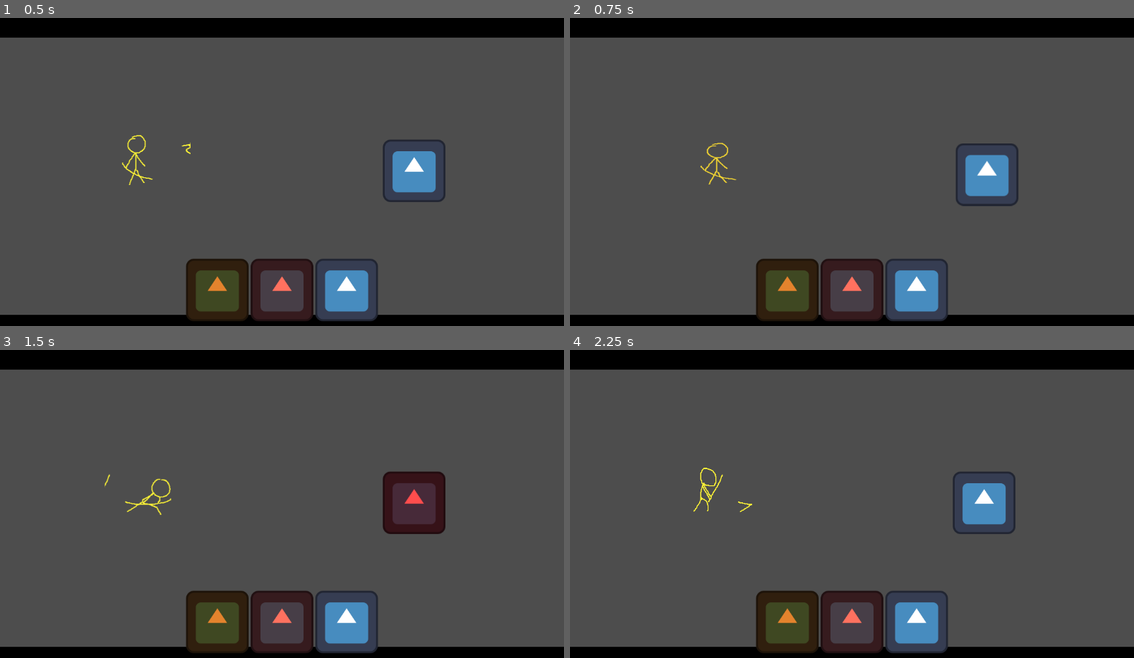
Above: before the commit, frames 1-4 (two rows, left to right).
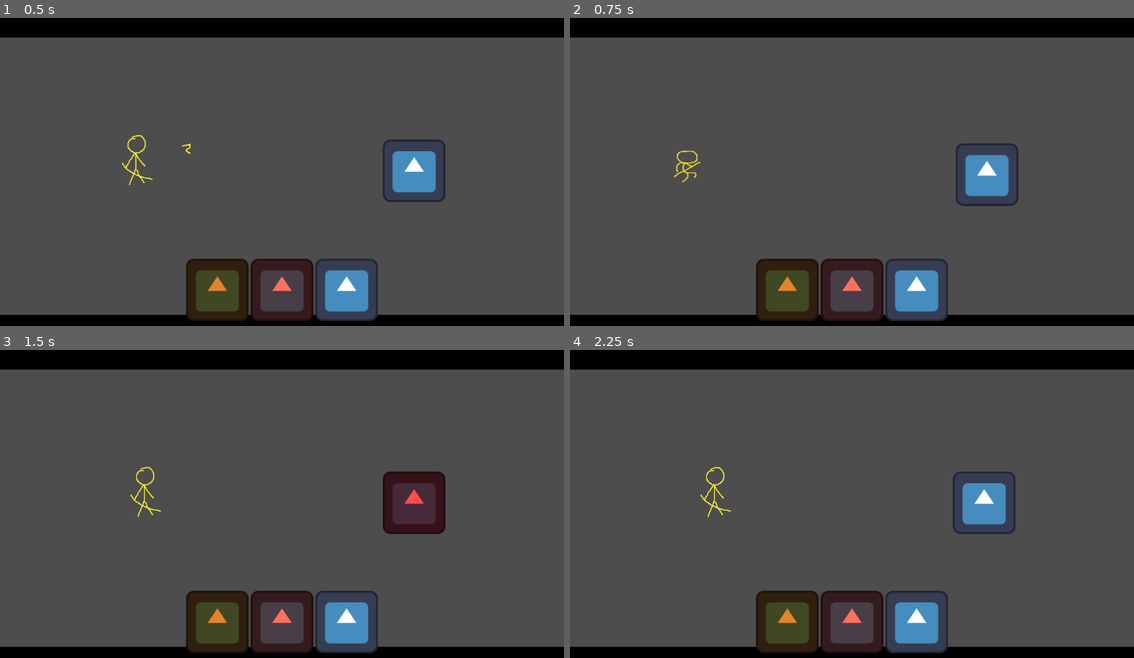
Above: after the commit, the same moments.

Repository: YllariSang/Turn-Based-RPS-Game-Prototype
Game: Godot game, scene res://Scenes/battle_arena.tscn
The game is run twice, just before and just after one commit, with the same random seed, the same clock (stepped at 60 frames per second) and the same inputs. The engine's default icon, where the game draws it, is replaced by a stand-in: a white triangle on a blue panel in a dark square.
Inputs (mouse positions are in pixels of both pictures, inside the frame that each line leads up to):
- Up to frame 1 (0.5 s): no input
- Up to frame 2 (0.75 s): click (789, 289) at 0.5 s
- Up to frame 3 (1.5 s): click (282, 621) at 1.25 s
- Up to frame 4 (2.25 s): click (914, 621) at 2 s

Frame 1 is identical in both runs. In frame 2, 0.3% of the frame differs, in the area x 18-30%, y 40-55%; in frame 3, 0.3%, in the area x 18-31%, y 37-55%; in frame 4, 0.3%.

Commit message:
Enhance fighter animations with clash and take hit effects, and improve tweening for attack transitions

Diff:
--- a/Scenes/battle_arena.tscn
+++ b/Scenes/battle_arena.tscn
@@ -128,14 +128,11 @@
 	set_held_stance(Stance.MAN)
 
 func set_held_stance(stance):
+	if current_state != State.TELEGRAPH: return
 	player_held_stance = stance
-	# 1. Immediately play the animation for the held stance
 	player.play_attack(stance)
-
-	# 2. Visual Feedback: Dim player to show they are \"tensed\"
 	player.modulate = Color(0.6, 0.6, 0.6)
 
-# Connect \"button_up\" signals here
 func _on_btn_heaven_button_up(): check_release_timing()
 func _on_btn_earth_button_up():  check_release_timing()
 func _on_btn_man_button_up():    check_release_timing()
@@ -172,6 +169,8 @@
 
 func start_clash_struggle():
 	current_state = State.CLASH
+	player.play_clash()
+	enemy.play_clash()
 	mash_score = 0
 	clash_label.show()
 	play_sound(sound_clash)
@@ -406,13 +405,69 @@
 "values": [4]
 }
 
+[sub_resource type="Animation" id="Animation_ommy6"]
+resource_name = "take_hit"
+tracks/0/type = "value"
+tracks/0/imported = false
+tracks/0/enabled = true
+tracks/0/path = NodePath("Visuals/Sprite2D:hframes")
+tracks/0/interp = 1
+tracks/0/loop_wrap = true
+tracks/0/keys = {
+"times": PackedFloat32Array(0),
+"transitions": PackedFloat32Array(1),
+"update": 1,
+"values": [4]
+}
+tracks/1/type = "value"
+tracks/1/imported = false
+tracks/1/enabled = true
+tracks/1/path = NodePath("Visuals/Sprite2D:frame")
+tracks/1/interp = 1
+tracks/1/loop_wrap = true
+tracks/1/keys = {
+"times": PackedFloat32Array(0),
+"transitions": PackedFloat32Array(1),
+"update": 1,
+"values": [3]
+}
+
+[sub_resource type="Animation" id="Animation_1mswv"]
+resource_name = "clash"
+tracks/0/type = "value"
+tracks/0/imported = false
+tracks/0/enabled = true
+tracks/0/path = NodePath("Visuals/Sprite2D:frame")
+tracks/0/interp = 1
+tracks/0/loop_wrap = true
+tracks/0/keys = {
+"times": PackedFloat32Array(0),
+"transitions": PackedFloat32Array(1),
+"update": 1,
+"values": [2]
+}
+tracks/1/type = "value"
+tracks/1/imported = false
+tracks/1/enabled = true
+tracks/1/path = NodePath("Visuals/Sprite2D:hframes")
+tracks/1/interp = 1
+tracks/1/loop_wrap = true
+tracks/1/keys = {
+"times": PackedFloat32Array(0.033333335),
+"transitions": PackedFloat32Array(1),
+"update": 1,
+"values": [5]
+}
+
 [sub_resource type="AnimationLibrary" id="AnimationLibrary_gr7gb"]
 _data = {
 &"RESET": SubResource("Animation_jt1c1"),
 &"attack_EARTH": SubResource("Animation_yee6e"),
 &"attack_HEAVEN": SubResource("Animation_gbjy2"),
 &"attack_MAN": SubResource("Animation_htxfv"),
-&"idle": SubResource("Animation_f8pxj")
+&"clash": SubResource("Animation_1mswv"),
+&"idle": SubResource("Animation_f8pxj"),
+&"take_hit": SubResource("Animation_ommy6")
 }
 
 [sub_resource type="Animation" id="Animation_gr7gb"]
--- a/Scripts/fighter.gd
+++ b/Scripts/fighter.gd
@@ -16,12 +16,24 @@
 		t.tween_callback(anim.play.bind(anim_name)) # Change frame mid-squash
 		t.tween_property(visuals, "scale", Vector2(1.0, 1.0), 0.1).set_trans(Tween.TRANS_ELASTIC)
 
+func play_clash():
+	if anim.has_animation("clash"):
+		anim.play("clash")
+		var t = create_tween().set_loops()
+		t.tween_property(visuals, "position", Vector2(randf_range(-2, 2), 0), 0.05)
+		t.tween_property(visuals, "position", Vector2.ZERO, 0.05)
+
 func take_hit():
 	print(name + " took damage!")
-
 	hit_spark.emitting = true
 
-	# Simple flash red effect
+	if anim.has_animation("take_hit"):
+		anim.play("take_hit")
+
+
 	var tween = create_tween()
 	tween.tween_property(visuals, "modulate", Color.RED, 0.1)
 	tween.tween_property(visuals, "modulate", Color.WHITE, 0.1)
+
+	await get_tree().create_timer(0.5).timeout
+	anim.play("idle")
Not shown: 1 places in Scenes/battle_arena.tscn that only renumber resources
